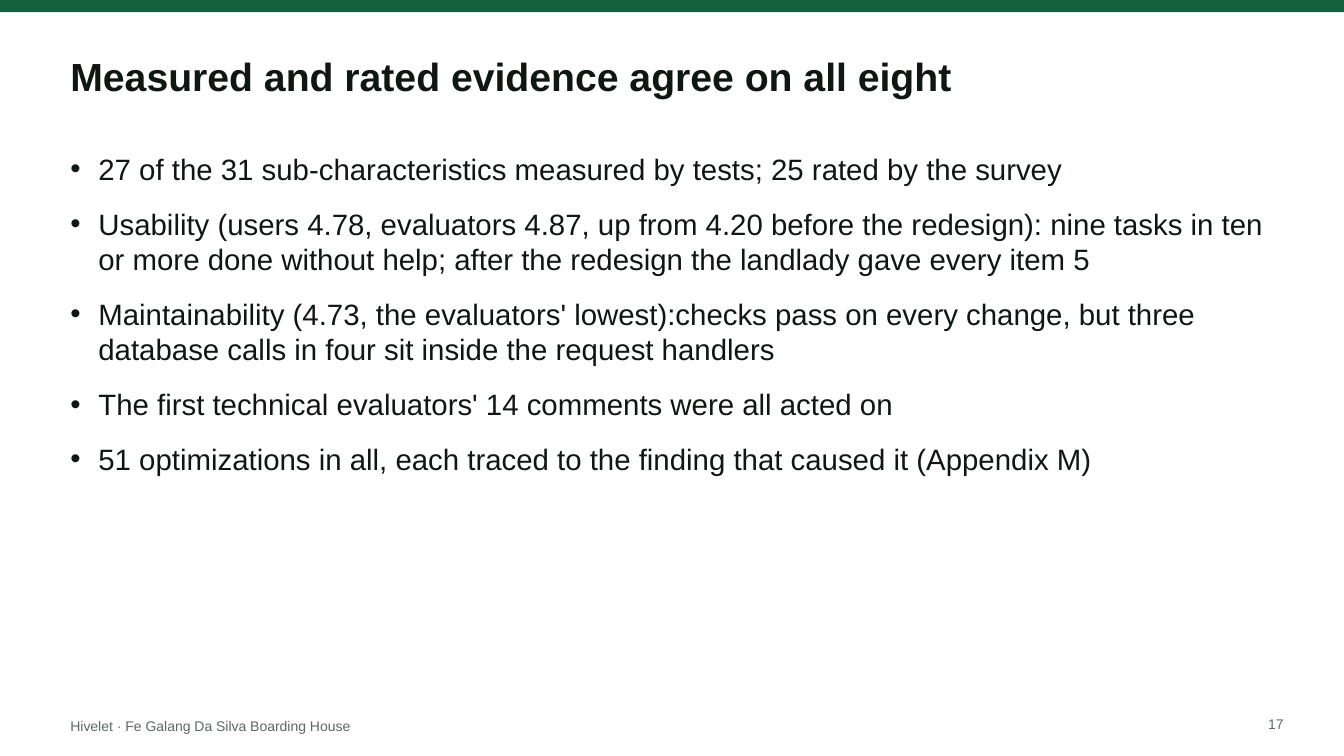
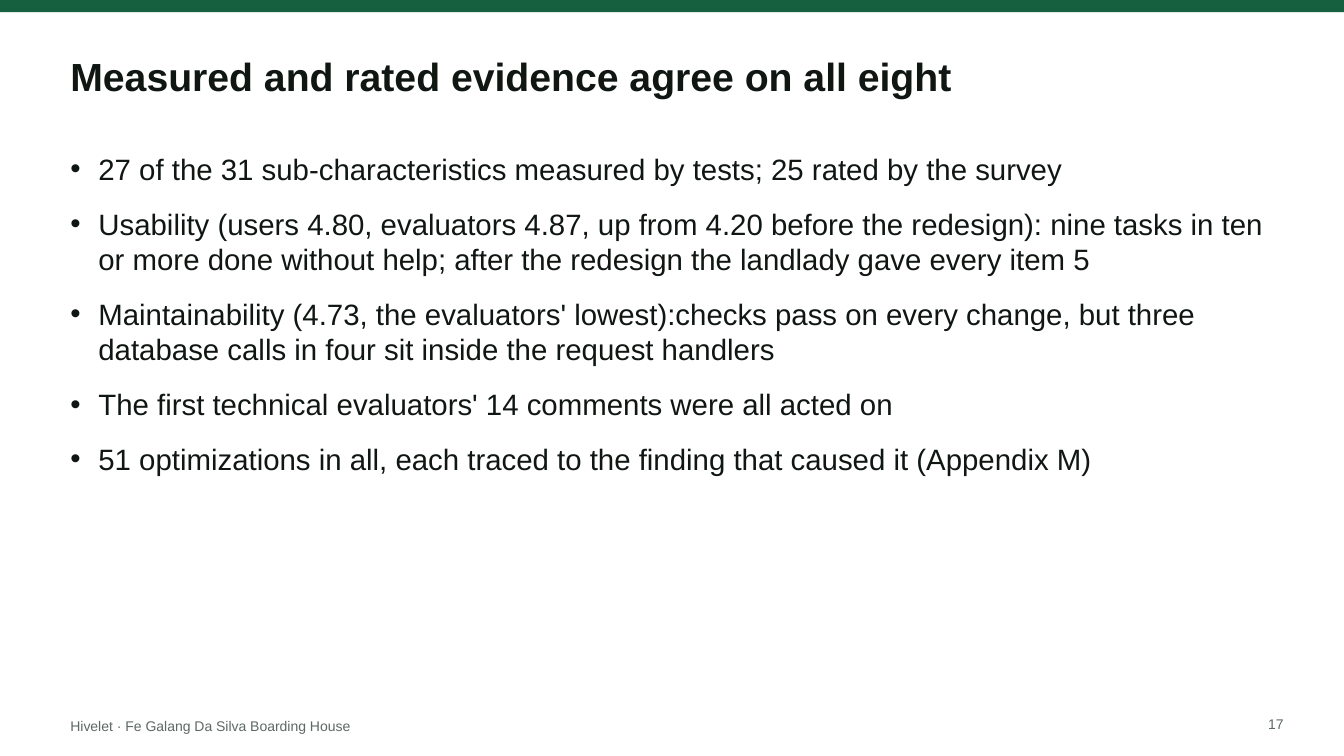
Before and after one commit to SeanJerve/hivelet, a slide deck: slide 17 of FINAL/HIVELET DEFENSE SLIDES.pptx. Drawn at 1344x756 pixels with LibreOffice and Linux fonts; fonts in the diff are those of the drawing. Boxes give left, top, right and bottom in pixels: in the first picture for what was removed or moved away, otherwise in the second. Text is boxed around its words. In the diff, an @@ line names an element or a change of style, - is before the commit and + after.

```diff
--- a/FINAL/HIVELET DEFENSE SLIDES.pptx
+++ b/FINAL/HIVELET DEFENSE SLIDES.pptx
@@ text at bbox=[98, 213, 1263, 276]: text changed @@
-• Usability (users 4.78, evaluators 4.87, up from 4.20 before the redesign): nine tasks in ten or more done without help; after the redesign the landlady gave every item 5
+• Usability (users 4.80, evaluators 4.87, up from 4.20 before the redesign): nine tasks in ten or more done without help; after the redesign the landlady gave every item 5
```
Also in this commit, not shown: 2 other slides changed, 37 other files.
